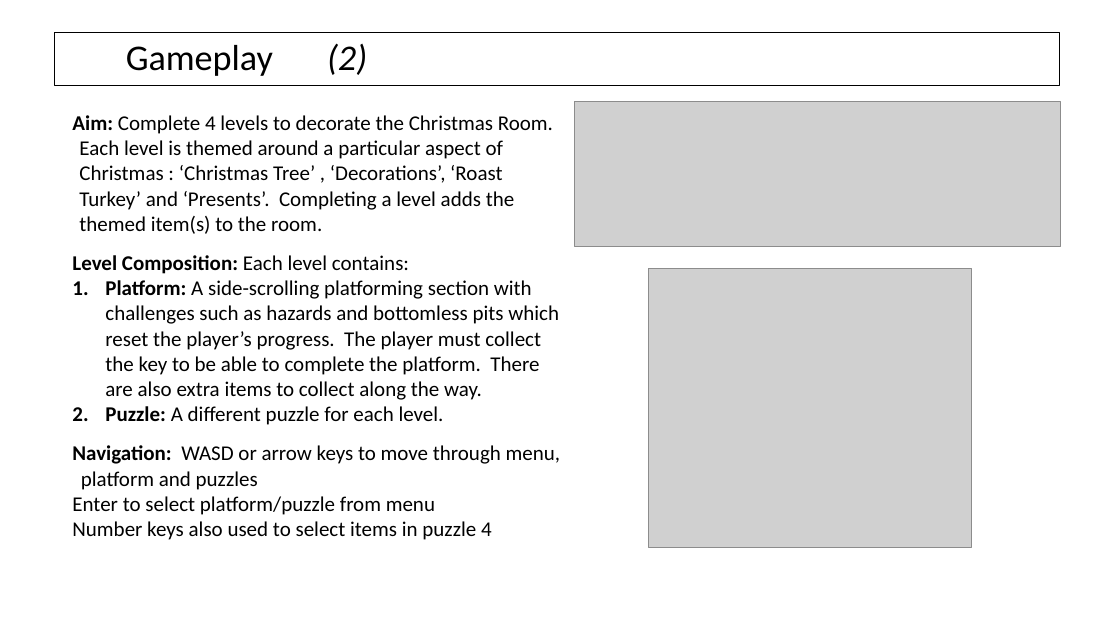
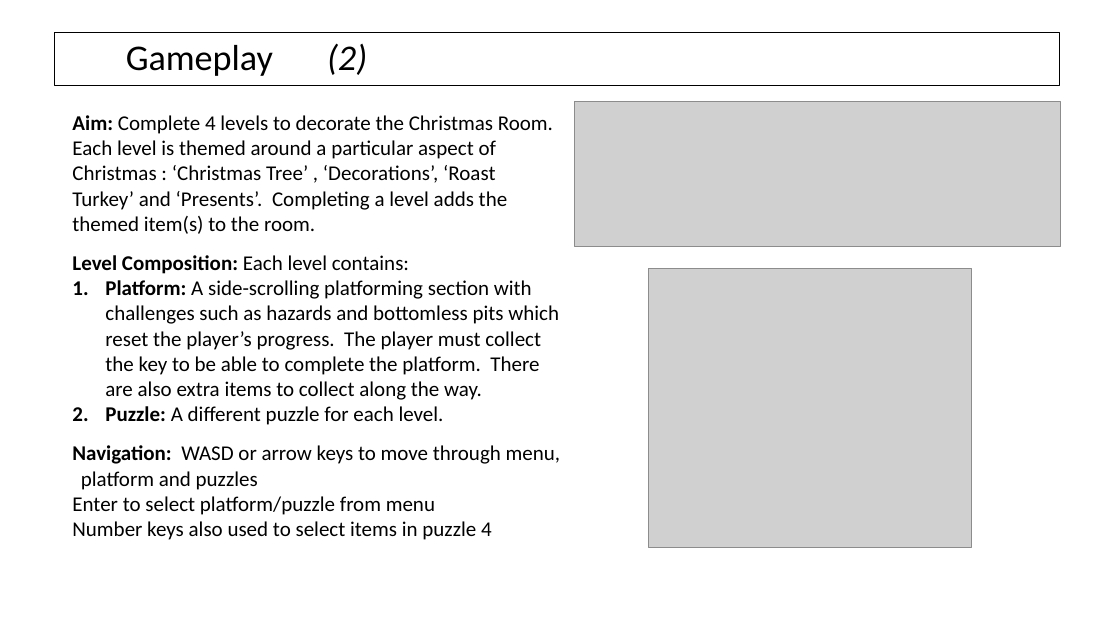
Before and after one commit to AlexCarolan/Christmas-Game, a slide deck: slide 4 of D2.pptx. Drawn at 1120x630 pixels with LibreOffice and Linux fonts; fonts in the diff are those of the drawing; grey boxes stand for pictures; background and template pictures are left out. Boxes give left, top, right and bottom in pixels: in the first picture for what was removed or moved away, otherwise in the second. Text is boxed around its words. In the diff, an @@ line names an element or a change of style, - is before the commit and + after.

```diff
--- a/D2.pptx
+++ b/D2.pptx
@@ text at (72,115,553,234): indent changed @@
```
Also in this commit, not shown: 5 other slides changed.
